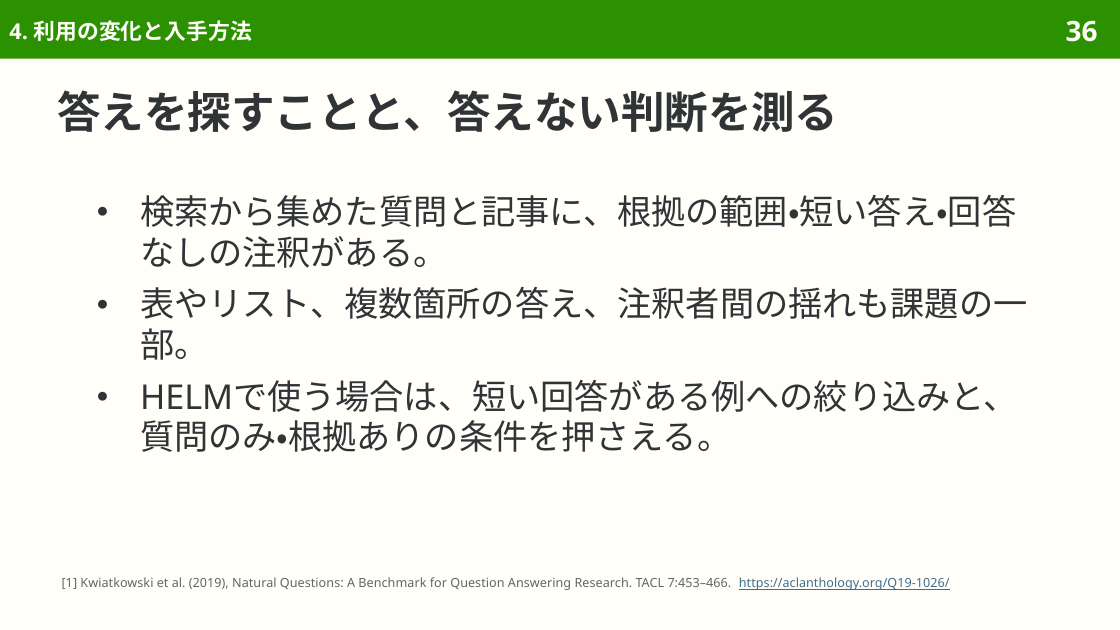
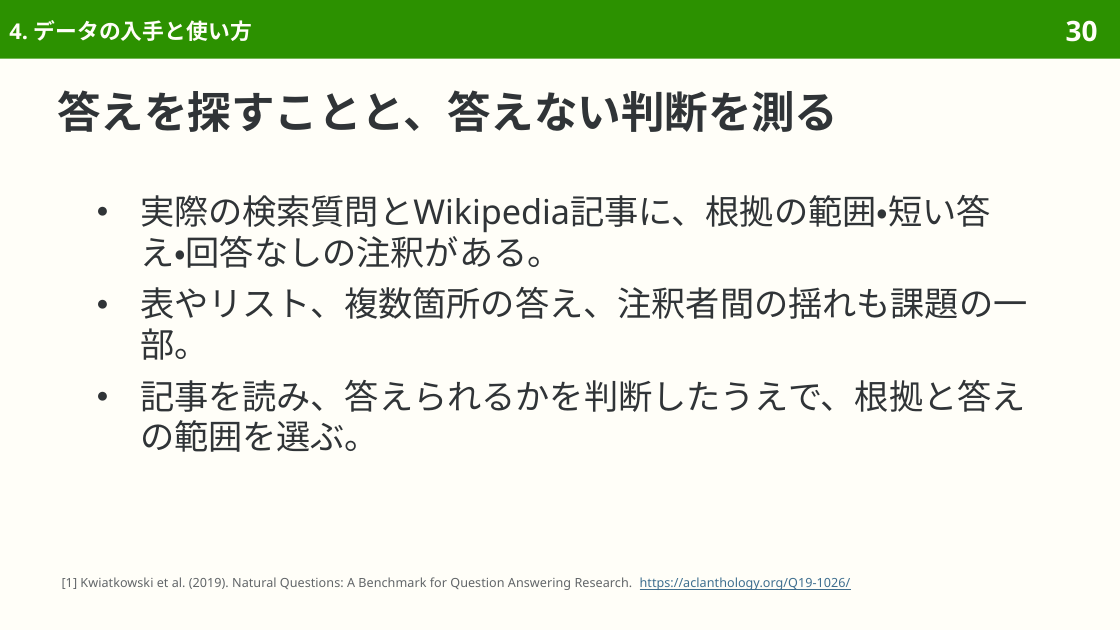
Before and after one commit to sasakiy84/datasets-in-10-minutes, a slide deck: slide 30 of slides/datasets-in-10-minutes-naturalquestions.pptx (slide 36 before the commit). Drawn at 1120x630 pixels with LibreOffice and Linux fonts; fonts in the diff are those of the drawing. Boxes give left, top, right and bottom in pixels: in the first picture for what was removed or moved away, otherwise in the second. Text is boxed around its words. In the diff, an @@ line names an element or a change of style, - is before the commit and + after.

Commit message:
Center Natural Questions on search queries and Wikipedia answer annotation

```diff
--- a/slides/datasets-in-10-minutes-naturalquestions.pptx
+++ b/slides/datasets-in-10-minutes-naturalquestions.pptx
@@ title at (9,20,252,41): text changed @@
-4. 利用の変化と入手方法
+4. データの入手と使い方
@@ page number at (1066,20,1098,42): text changed @@
-36
+30
@@ text at (140,195,991,268): text changed @@
-● 検索から集めた質問と記事に、根拠の範囲・短い答え・回答なしの注釈がある。
+● 実際の検索質問とWikipedia記事に、根拠の範囲・短い答え・回答なしの注釈がある。
@@ text at (140,380,1026,452): text changed @@
-● HELMで使う場合は、短い回答がある例への絞り込みと、質問のみ・根拠ありの条件を押さえる。
+● 記事を読み、答えられるかを判断したうえで、根拠と答えの範囲を選ぶ。
@@ text at (62,577,851,590): text changed @@
-[1] Kwiatkowski et al. (2019), Natural Questions: A Benchmark for Question Answering Research. TACL 7:453–466. https://aclanthology.org/Q19-1026/
+[1] Kwiatkowski et al. (2019). Natural Questions: A Benchmark for Question Answering Research. https://aclanthology.org/Q19-1026/
```
Also in this commit, not shown: 48 other slides changed, 1 slide added, 15 slides removed, 37 other files.
